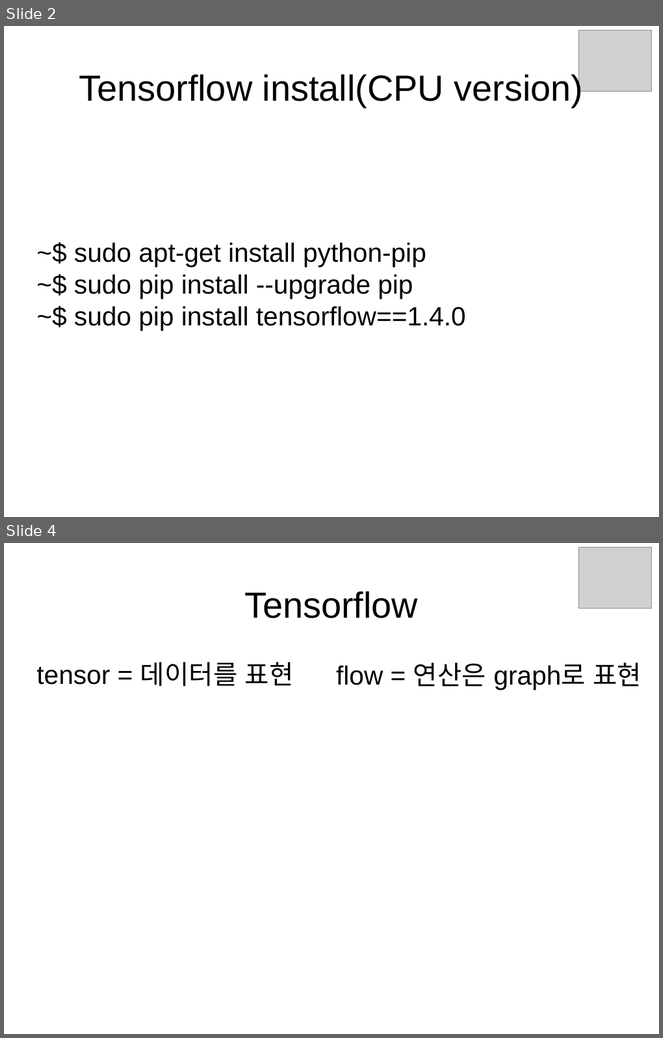
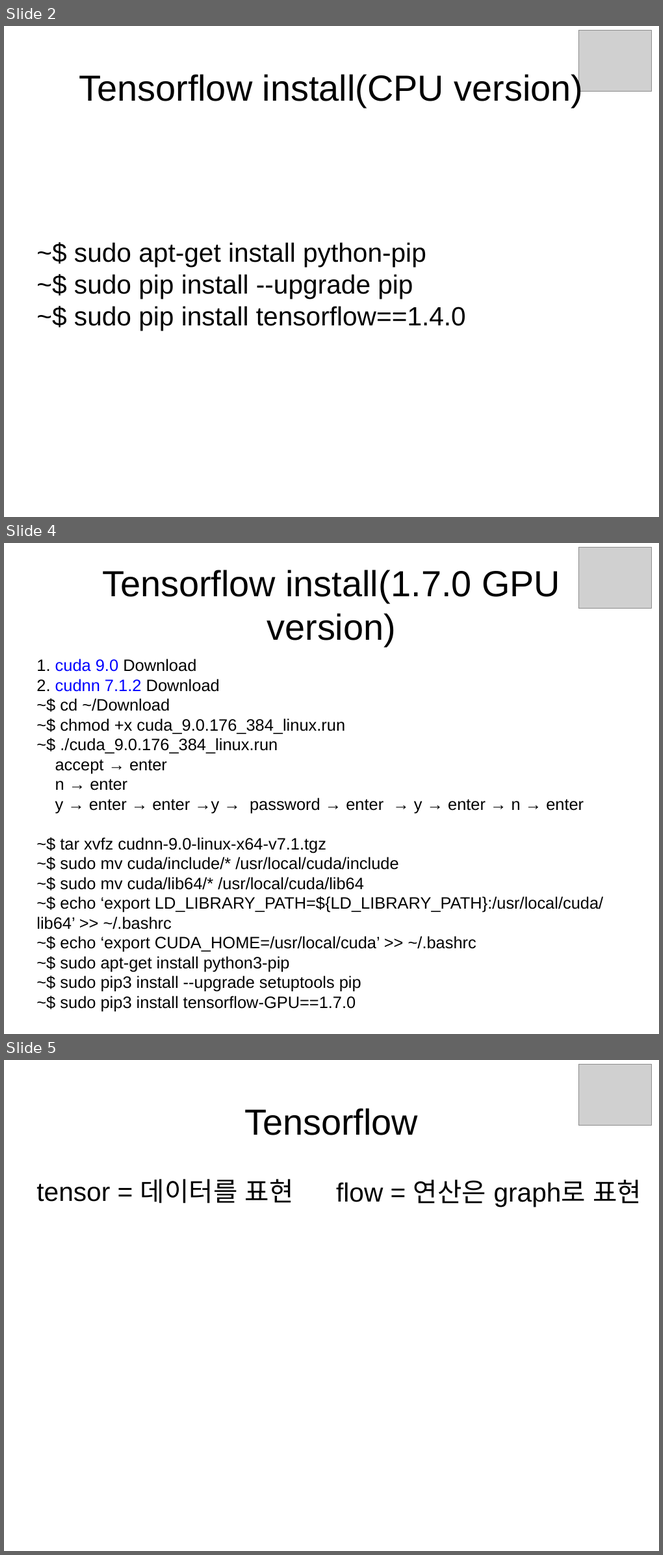
Before and after one commit to jeongam5785/documents, a slide deck: auturbo_2018_spring/auturbo_2018_spring_week5/AuTURBO 2018 – training Week 5.pptx. Shown one above the other, each under a label of ours: slides 2 and 4 before the commit, slides 2, 4 and 5 after it; the slides between them are not shown. The pictures are 663x1038 and 663x1555 pixels, drawn with LibreOffice and Linux fonts; fonts in the diff are those of the drawing; grey boxes stand for pictures. Boxes give left, top, right and bottom in pixels: in the first picture for what was removed or moved away, otherwise in the second. Text is boxed around its words. In the diff, an @@ line names an element or a change of style, - is before the commit and + after.

Commit message:
tensorflow 1.7.0 GPU install append

```diff
--- a/auturbo_2018_spring/auturbo_2018_spring_week5/AuTURBO 2018 – training Week 5.pptx
+++ b/auturbo_2018_spring/auturbo_2018_spring_week5/AuTURBO 2018 – training Week 5.pptx
@@ slide 4 added at bbox=[4, 543, 659, 1034], background #FFFFFF @@
@@ picture added at bbox=[579, 547, 652, 609] @@
@@ text added at bbox=[102, 570, 560, 646], 44 pt, text #000000 @@
+Tensorflow install(1.7.0 GPU version)
@@ text added at bbox=[36, 659, 603, 1012], 20 pt, text #000000 @@
+1. cuda 9.0 Download
+2. cudnn 7.1.2 Download
+~$ cd ~/Download
+~$ chmod +x cuda_9.0.176_384_linux.run
+~$ ./cuda_9.0.176_384_linux.run
+accept → enter
+n → enter
+y → enter → enter →y → password → enter → y → enter → n → enter
+~$ tar xvfz cudnn-9.0-linux-x64-v7.1.tgz
+~$ sudo mv cuda/include/* /usr/local/cuda/include
+~$ sudo mv cuda/lib64/* /usr/local/cuda/lib64
+~$ echo ‘export LD_LIBRARY_PATH=${LD_LIBRARY_PATH}:/usr/local/cuda/lib64’ >> ~/.bashrc
+~$ echo ‘export CUDA_HOME=/usr/local/cuda’ >> ~/.bashrc
+~$ sudo apt-get install python3-pip
+~$ sudo pip3 install --upgrade setuptools pip
+~$ sudo pip3 install tensorflow-GPU==1.7.0
@@ what was slide 4 is now slide 5 @@
```
Also in this commit, not shown: 1 slide changed.
